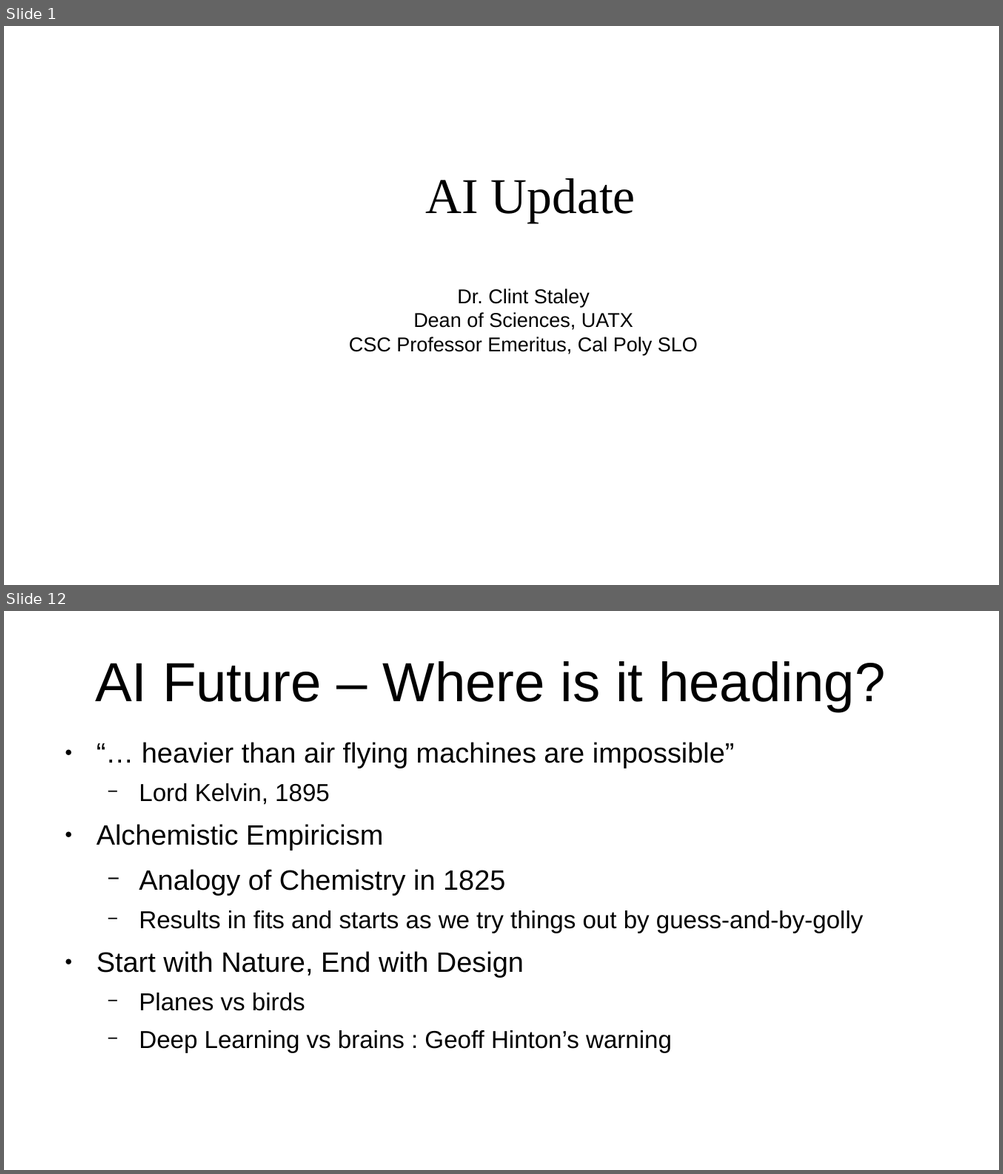
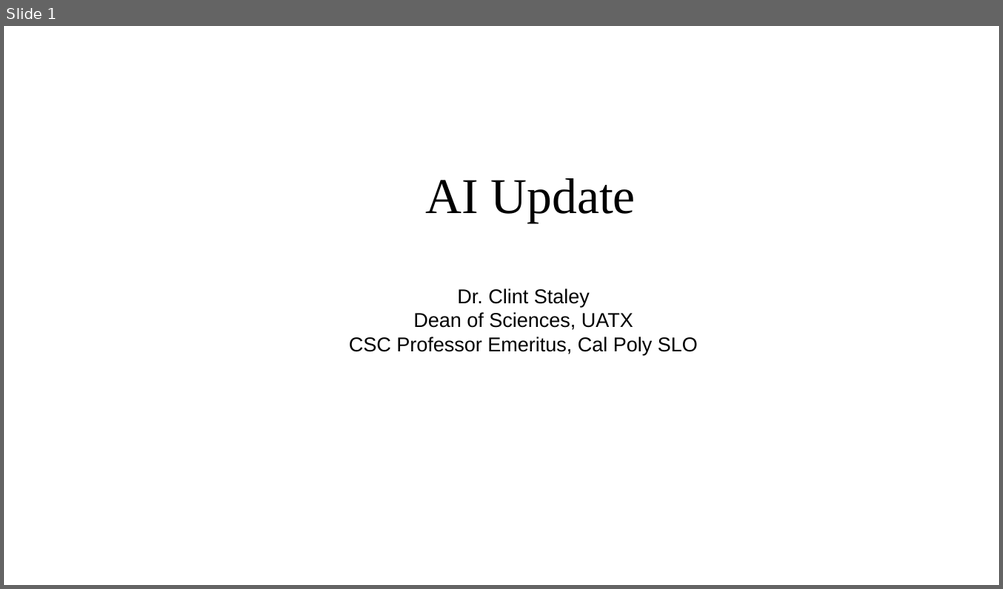
Before and after one commit to ClintStaley/AITalks, a slide deck: UATX/AIUpdate26.pptx. Shown one above the other, each under a label of ours: slides 1 and 12 before the commit, slide 1 after it; the slides between them are not shown. The pictures are 1003x1174 and 1003x589 pixels, drawn with LibreOffice and Linux fonts; fonts in the diff are those of the drawing. Boxes give left, top, right and bottom in pixels: in the first picture for what was removed or moved away, otherwise in the second. Text is boxed around its words. In the diff, an @@ line names an element or a change of style, - is before the commit and + after.

```diff
--- a/UATX/AIUpdate26.pptx
+++ b/UATX/AIUpdate26.pptx
@@ slide 12 removed at bbox=[4, 611, 999, 1170], background #FFFFFF @@
@@ text removed at bbox=[95, 661, 885, 712] @@
-AI Future – Where is it heading?
@@ text removed at bbox=[96, 742, 863, 1054] @@
-● “… heavier than air flying machines are impossible”
-  − Lord Kelvin, 1895
-● Alchemistic Empiricism
-  − Analogy of Chemistry in 1825
-  − Results in fits and starts as we try things out by guess-and-by-golly
-● Start with Nature, End with Design
-  − Planes vs birds
-  − Deep Learning vs brains : Geoff Hinton’s warning
```
Also in this commit, not shown: 1 slide changed, 7 slides added, 11 other slides removed.
